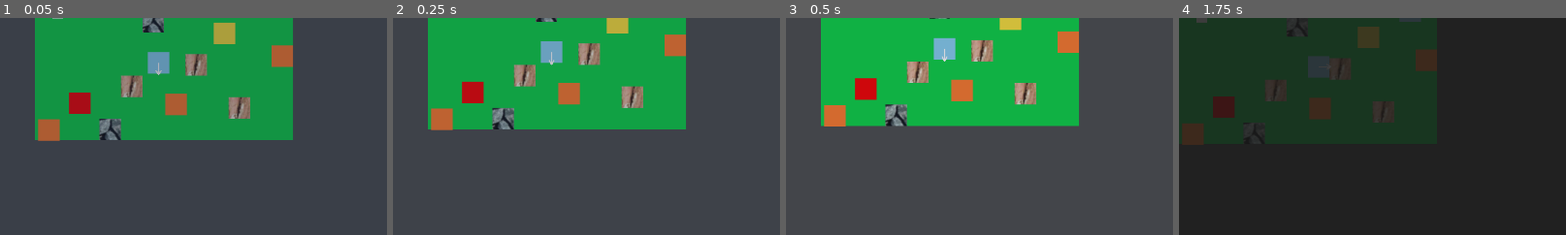
Above: before the commit, frames 1-4 (left to right).
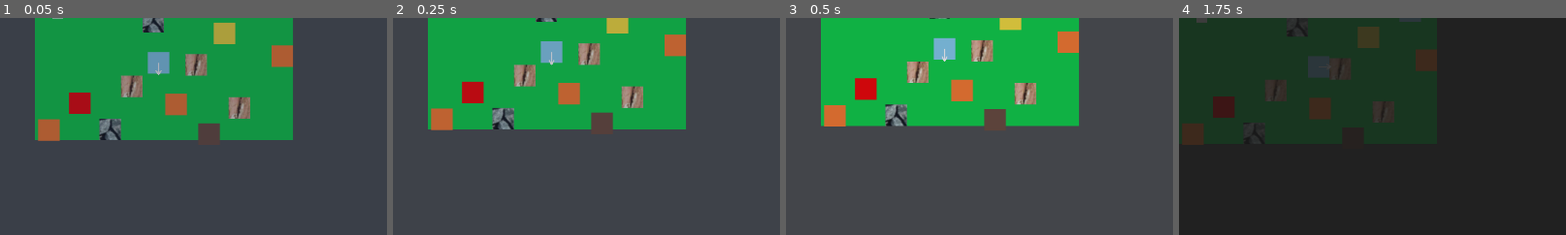
Above: after the commit, the same moments.

Repository: Elias-Fariz/agri-cultured
Game: Godot game, scene res://tscn/Farm.tscn
Two runs of this game, one before a commit and one after it. Both use one fixed random seed, a clock stepped at 60 frames per second and the inputs below.
Inputs:
- Up to frame 1 (0.05 s): no input
- Up to frame 2 (0.25 s): no input
- Up to frame 3 (0.5 s): no input
- Up to frame 4 (1.75 s): tap H (open_help) at 0.5 s; hold D (move_right) 0.53-1.28 s; hold E (interact) 0.53-1.28 s; tap Enter (ui_accept) at 0.77, 1.07, 1.52, 1.55 s; tap Space (tool) at 0.8, 1.35 s; tap T (open_inventory) at 1.25 s; hold S (move_down) from 1.28 s (still down)
The pictures show only the part of the screen within x 30-79%, y 39-89%; the shares and areas given below are measured in that part.

The runs differ from the first frame. In frame 1, 0.4% of the frame differs, in the area x 51-57%, y 48-57%; in frame 2, 0.5%; in frame 3, 0.6%, in the area x 51-57%, y 41-52%; in frame 4, less than 0.1%.

Commit message:
energy revamp!
added food and benches to restore energy, and added passing out where at 2AM, you are forced back to the farm, onto the next day, and with an energy penalty

Diff:
--- a/data/items/ItemData.gd
+++ b/data/items/ItemData.gd
@@ -12,3 +12,5 @@
 @export var tags: Array[String] = []      # ["animal_product", "food"]
 
 @export var stack_limit: int = 999
+
+@export var energy_restore: int = 0  # 0 = not food, >0 = restores energy when consumed
--- /dev/null
+++ b/data/items/apple.tres
@@ -0,0 +1,12 @@
+[gd_resource type="Resource" script_class="ItemData" load_steps=2 format=3 uid="uid://djgq1lqkx7dyj"]
+
+[ext_resource type="Script" uid="uid://dfoyyckymw8co" path="res://data/items/ItemData.gd" id="1_hpaic"]
+
+[resource]
+script = ExtResource("1_hpaic")
+id = "Apple"
+display_name = "Apple"
+sell_price = 10
+description = "Ooh, shiny~"
+energy_restore = 1
+metadata/_custom_type_script = "uid://dfoyyckymw8co"
--- /dev/null
+++ b/data/items/bread.tres
@@ -0,0 +1,12 @@
+[gd_resource type="Resource" script_class="ItemData" load_steps=2 format=3 uid="uid://3ieqb16qpq5d"]
+
+[ext_resource type="Script" uid="uid://dfoyyckymw8co" path="res://data/items/ItemData.gd" id="1_vdjle"]
+
+[resource]
+script = ExtResource("1_vdjle")
+id = "Bread"
+display_name = "Bread"
+sell_price = 15
+description = "Three wheats, and voila!"
+energy_restore = 2
+metadata/_custom_type_script = "uid://dfoyyckymw8co"
--- /dev/null
+++ b/data/items/cooked_meal.tres
@@ -0,0 +1,12 @@
+[gd_resource type="Resource" script_class="ItemData" load_steps=2 format=3 uid="uid://bbu2l8xqdepqy"]
+
+[ext_resource type="Script" uid="uid://dfoyyckymw8co" path="res://data/items/ItemData.gd" id="1_ibl6v"]
+
+[resource]
+script = ExtResource("1_ibl6v")
+id = "Cooked Meal"
+display_name = "Cooked Meal"
+sell_price = 25
+description = "Your generic end-of-day dinner"
+energy_restore = 4
+metadata/_custom_type_script = "uid://dfoyyckymw8co"
--- /dev/null
+++ b/scripts/BenchInteract.gd
@@ -0,0 +1,44 @@
+extends Area2D
+
+@export var rest_id: String = "town_bench_1"
+@export var energy_gain: int = 1
+
+# Prompt system hooks (only used if your prompt code calls them)
+func get_interact_prompt(player: Node) -> String:
+	# Show Rest prompt only if available this time block
+	if GameState.can_rest_at(_get_rest_id()):
+		return "E: Rest"
+	return "Rested"
+
+func get_interact_priority() -> int:
+	# Put this below NPC talk, above generic objects if you like
+	return 40
+
+func interact() -> void:
+	var id := _get_rest_id()
+	if not GameState.can_rest_at(id):
+		# Already used this block; do nothing (prompt will say Rested)
+		return
+
+	# Gain energy (clamped)
+	var before := GameState.energy
+	GameState.energy = min(GameState.max_energy, GameState.energy + max(0, energy_gain))
+
+	# If energy didn't change (already full), don't consume the rest for the block (optional)
+	if GameState.energy == before:
+		# Optional: toast feedback
+		if QuestEvents != null and QuestEvents.has_signal("toast_requested"):
+			QuestEvents.toast_requested.emit("Energy is already full.", "info", 2.0)
+		return
+
+	GameState.mark_rested_at(id)
+
+	if QuestEvents != null and QuestEvents.has_signal("toast_requested"):
+		QuestEvents.toast_requested.emit("+" + str(energy_gain) + " Energy", "success", 2.0)
+
+
+func _get_rest_id() -> String:
+	# Safety: if you forget to set it, auto-generate something stable-ish
+	if rest_id.strip_edges() != "":
+		return rest_id
+	return "bench_" + str(get_instance_id())
--- a/scripts/EndOfDaySummaryUI.gd
+++ b/scripts/EndOfDaySummaryUI.gd
@@ -12,12 +12,34 @@
 
 @export var max_listed_items: int = 8
 
+var opened: bool = false
+
 func _ready() -> void:
-	continue_button.pressed.connect(hide_overlay)
+	super._ready()
+	if Engine.is_editor_hint():
+		return
+	continue_button.pressed.connect(_on_continue_pressed)
 
 func show_summary() -> void:
 	_refresh()
-	show_overlay()
+	opened = true
+	super.show_overlay()
+
+func _on_continue_pressed() -> void:
+	# Close the overlay first
+	opened = false
+	super.hide_overlay()
+
+	# Flush on the next frame so the toast isn't "consumed" behind the UI
+	call_deferred("_flush_day_start_toasts_deferred")
+
+func _flush_day_start_toasts_deferred() -> void:
+	# Wait 1 frame to ensure UI is really gone
+	await get_tree().process_frame
+	GameState.flush_day_start_toasts()
+
+func is_open() -> bool:
+	return opened
 
 func _refresh() -> void:
 	var s: Dictionary = GameState.yesterday_summary
--- a/scripts/GameState.gd
+++ b/scripts/GameState.gd
@@ -37,6 +37,51 @@
 		inventory.erase(item_name)
 	else:
 		inventory[item_name] = new_qty
+	return true
+
+func consume_item(item_id: String) -> bool:
+	item_id = item_id.strip_edges()
+	if item_id == "":
+		return false
+
+	# Must have item
+	if not inventory_has(item_id, 1):
+		return false
+
+	# Look up ItemData
+	var data = null
+	if ItemDb != null and ItemDb.has_method("get_item"):
+		data = ItemDb.get_item(item_id)
+
+	if data == null:
+		print("consume_item: No ItemData found for:", item_id)
+		return false
+
+	# Must be edible
+	var restore := int(data.energy_restore)
+	if restore <= 0:
+		return false
+
+	# If already full, don't waste it (feels nicer)
+	if energy >= max_energy:
+		return false
+
+	var before := energy
+	energy = min(max_energy, energy + restore)
+
+	# If no change, do not consume
+	if energy == before:
+		return false
+
+	# Consume one
+	var removed := inventory_remove(item_id, 1)
+	if not removed:
+		return false
+
+	# Optional toast (only if you have it)
+	if QuestEvents != null and QuestEvents.has_signal("toast_requested"):
+		QuestEvents.toast_requested.emit("+" + str(restore) + " Energy")
+
 	return true
 
 # --- Shipping / Sell Box global state ---
@@ -318,6 +363,12 @@
 
 var yesterday_summary: Dictionary = {}  # what the overlay displays
 
+var _rested_block_by_id: Dictionary = {}  # rest_id -> "day:morning" etc.
+
+@export var farm_scene_path: String = "res://tscn/Farm.tscn"
+@export var passout_spawn_tag: String = "passout_spawn"
+var _day_start_toast_queue: Array[Dictionary] = []
+
 func _ready() -> void:
 	reset_energy()
 	current_tool = starting_tool
@@ -1074,3 +1125,87 @@
 		"pass_out": today_tracking.get("pass_out", false),
 		"energy_penalty": today_tracking.get("energy_penalty", 0),
 	}
+
+func _current_time_block_stamp() -> String:
+	# Same idea as your talk block stamp: day + timeblock key
+	var block_key := TimeManager.get_time_block_key(TimeManager.minutes)
+	return str(TimeManager.day) + ":" + block_key
+
+
+func can_rest_at(rest_id: String) -> bool:
+	if rest_id.strip_edges() == "":
+		return false
+	var stamp := _current_time_block_stamp()
+	return String(_rested_block_by_id.get(rest_id, "")) != stamp
+
+func mark_rested_at(rest_id: String) -> void:
+	if rest_id.strip_edges() == "":
+		return
+	_rested_block_by_id[rest_id] = _current_time_block_stamp()
+
+func apply_passout_penalty() -> void:
+	# Half energy next day
+	energy = int(floor(max_energy * 0.5))
+	if energy < 1:
+		energy = 1
+
+	# Being passed out shouldn't permanently lock you
+	exhausted = false
+
+func warp_to_farm_after_passout() -> void:
+	# If you don’t want warping yet, just return here.
+	# return
+
+	if farm_scene_path.strip_edges() == "":
+		return
+
+	# Use your existing spawn-tag system
+	pending_spawn_tag = passout_spawn_tag
+
+	var tree := get_tree()
+	if tree != null:
+		tree.change_scene_to_file(farm_scene_path)
+
+func request_end_of_day_summary() -> void:
+	# Defer so it works even if we're in the middle of a scene change.
+	call_deferred("_show_end_of_day_summary_deferred")
+
+
+func _show_end_of_day_summary_deferred() -> void:
+	# Wait 1–2 frames so the new scene + HUD overlays are fully in the tree.
+	await get_tree().process_frame
+	await get_tree().process_frame
+
+	var ui := get_tree().get_first_node_in_group("end_of_day_ui")
+	if ui != null and ui.has_method("show_overlay"):
+		ui.show_summary()
+
+func queue_day_start_toast(msg: String, kind: String = "warning", duration: float = 3.0) -> void:
+	if msg.strip_edges() == "":
+		return
+	_day_start_toast_queue.append({
+		"msg": msg,
+		"kind": kind,
+		"duration": duration
+	})
+
+func flush_day_start_toasts() -> void:
+	if _day_start_toast_queue.is_empty():
+		return
+
+	var eod := get_tree().get_first_node_in_group("end_of_day_ui")
+	if eod != null and eod.has_method("is_open") and bool(eod.call("is_open")):
+		# Summary is open — try again later
+		call_deferred("flush_day_start_toasts")
+		return
+
+	# Emit all queued day-start toasts
+	for t in _day_start_toast_queue:
+		var msg := String(t.get("msg", ""))
+		var kind := String(t.get("kind", "info"))
+		var duration := float(t.get("duration", 2.5))
+
+		if QuestEvents != null and QuestEvents.has_signal("toast_requested"):
+			QuestEvents.toast_requested.emit(msg, kind, duration)
+
+	_day_start_toast_queue.clear()
--- a/scripts/InventoryUI.gd
+++ b/scripts/InventoryUI.gd
@@ -4,24 +4,69 @@
 @onready var panel: Panel = $Panel
 @onready var item_list: ItemList = $Panel/VBoxContainer/ItemList
 
+var _selected_item_id: String = ""
+var _selected_index: int = -1
+
 func _ready() -> void:
 	super._ready()
 	if Engine.is_editor_hint():
 		return
-	# Any other runtime setup
+
+	# Track selection changes
+	item_list.item_selected.connect(_on_item_selected)
+	item_list.item_activated.connect(_on_item_activated) # double-click or Enter depending on OS
+
+	_refresh_from_gamestate()
+
+
+func _unhandled_input(event: InputEvent) -> void:
+	if Engine.is_editor_hint():
+		return
+	if not is_open():
+		return
+
+	# Press Enter to "use" the selected item (eat if edible)
+	if event.is_action_pressed("ui_accept"):
+		_try_use_selected()
+		get_viewport().set_input_as_handled()
+		return
+
+	# Optional: Press E to use as well (only if you want)
+	# Make sure you have an input action named "interact" or "ui_use"
+	if event.is_action_pressed("interact"):
+		_try_use_selected()
+		get_viewport().set_input_as_handled()
+		return
+
 
 func set_items(items: Dictionary) -> void:
 	item_list.clear()
 
-	for key in items.keys():
-		var count := int(items[key])
-		item_list.add_item("%s x%d" % [str(key), count])
+	# Keep stable ordering so selection doesn't jump too much
+	var keys: Array = items.keys()
+	keys.sort()
+
+	for key_any in keys:
+		var id := String(key_any)
+		var count := int(items[key_any])
+		var row_text := "%s x%d" % [id, count]
+
+		# Store the item id in metadata so we can retrieve it safely
+		var idx := item_list.add_item(row_text)
+		item_list.set_item_metadata(idx, id)
+
+	# Restore selection if possible
+	_restore_selection()
+
 
 func show_ui() -> void:
 	super.show_overlay()
+	_refresh_from_gamestate()
+
 
 func hide_ui() -> void:
 	super.hide_overlay()
+
 
 func toggle_ui() -> void:
 	if panel.visible:
@@ -29,5 +74,77 @@
 	else:
 		show_ui()
 
+
 func is_open() -> bool:
 	return panel.visible
+
+
+# -------------------------
+# Internals
+# -------------------------
+
+func _refresh_from_gamestate() -> void:
+	# Assumes GameState.inventory is your Dictionary of item_id -> qty
+	# If it’s named differently, tell me and I’ll adjust.
+	set_items(GameState.inventory)
+
+
+func _on_item_selected(index: int) -> void:
+	_selected_index = index
+	_selected_item_id = _get_item_id_at(index)
+
+
+func _on_item_activated(index: int) -> void:
+	# Activated is like double-click / Enter
+	_selected_index = index
+	_selected_item_id = _get_item_id_at(index)
+	_try_use_selected()
+
+
+func _get_item_id_at(index: int) -> String:
+	if index < 0 or index >= item_list.item_count:
+		return ""
+	var meta = item_list.get_item_metadata(index)
+	return String(meta)
+
+
+func _try_use_selected() -> void:
+	if _selected_item_id == "":
+		# Nothing selected: pick first item if exists (friendly)
+		if item_list.item_count > 0:
+			item_list.select(0)
+			_on_item_selected(0)
+		else:
+			return
+
+	# Try to consume (eat)
+	var used := GameState.consume_item(_selected_item_id)
+	if used:
+		_refresh_from_gamestate()
+
+		# If the selected item disappeared (qty hit 0), update selection
+		_restore_selection()
+	else:
+		# Optional: feedback if not edible or energy full
+		# (Keep it quiet if you prefer)
+		pass
+
+
+func _restore_selection() -> void:
+	if item_list.item_count <= 0:
+		_selected_index = -1
+		_selected_item_id = ""
+		return
+
+	# If we still have same item id somewhere, reselect it
+	if _selected_item_id != "":
+		for i in range(item_list.item_count):
+			if _get_item_id_at(i) == _selected_item_id:
+				item_list.select(i)
+				_selected_index = i
+				return
+
+	# Otherwise select first item
+	item_list.select(0)
+	_selected_index = 0
+	_selected_item_id = _get_item_id_at(0)
--- a/scripts/ShopUI.gd
+++ b/scripts/ShopUI.gd
@@ -17,6 +17,7 @@
 	{ "id": "Watermelon", "name": "Watermelon", "price": 60 },
 	{ "id": "Wood", "name": "Bundle of Wood", "price": 10 },
 	{ "id": "Animal Feed", "name": "All-Purpose Animal Feed", "price": 5 },
+	{ "id": "Apple", "name": "Energizing Apple", "price": 15 },
 ]
 
 # cart[item_id] = count
--- a/scripts/TimeManager.gd
+++ b/scripts/TimeManager.gd
@@ -22,6 +22,11 @@
 @export var evening_start_hour: int = 18
 @export var night_start_hour: int = 22
 
+@export var passout_hour: int = 2                # 2 AM
+@export var enable_passout: bool = true
+
+var _did_passout_today: bool = false
+
 func _ready() -> void:
 	# Bootstrap: let listeners (HUD, quests, etc.) know the initial day.
 	emit_signal("day_changed", day)
@@ -34,19 +39,18 @@
 
 func advance_time(delta_minutes: float) -> void:
 	minutes_float += delta_minutes
-
 	var new_minutes := int(minutes_float)
 
-	# Day rollover
-	if new_minutes >= minutes_per_day:
-		minutes_float -= minutes_per_day
-		new_minutes = int(minutes_float)
-		day += 1
-		emit_signal("day_changed", day)
+	# Pass out at 2 AM (internally: 24:00 -> 26:00 window)
+	if enable_passout and not _did_passout_today and new_minutes >= _passout_cutoff_minutes():
+		_did_passout_today = true
+		_trigger_passout()
+		return
 
-	# Only emit when visible time changes
-	if new_minutes != minutes:
-		minutes = new_minutes
+	# Only emit when visible time changes (VISIBLE time wraps at 24h)
+	var display_minutes := new_minutes % minutes_per_day
+	if display_minutes != minutes:
+		minutes = display_minutes
 		emit_signal("time_changed", minutes)
 
 func start_new_day() -> void:
@@ -62,6 +66,7 @@
 
 	# Always pay out shipping, regardless of scene
 	GameState.shipping_payout_and_clear()
+	_did_passout_today = false
 
 func get_time_string() -> String:
 	var h := minutes / 60
@@ -94,3 +99,47 @@
 		TimeBlock.DAY: return "day"
 		TimeBlock.EVENING: return "evening"
 		_: return "night"
+
+func _passout_cutoff_minutes() -> int:
+	return (24 * 60) + (passout_hour * 60)  # e.g. 1440 + 120 = 1560
+
+func _trigger_passout() -> void:
+	# Run the passout sequence as a coroutine
+	_passout_sequence()
+
+func _passout_sequence() -> void:
+	# Lock everything so the player can't move during the "oops" moment
+	GameState.lock_gameplay()
+	pause_time()
+
+	# Immediate toast at 2:00 AM
+	if QuestEvents != null and QuestEvents.has_signal("toast_requested"):
+		QuestEvents.toast_requested.emit("You’re getting really sleepy…", "warning", 1.5)
+
+	# Let the player actually see it
+	await get_tree().create_timer(1.2).timeout
+
+	# Now do the actual rollover
+	start_new_day()
+	GameState.apply_passout_penalty()
+
+	# Queue the morning reminder (you already have this working)
+	GameState.queue_day_start_toast("You passed out last night… Energy reduced today. Try sleeping earlier.", "warning", 3.5)
+
+	# Warp home (your existing function)
+	GameState.warp_to_farm_after_passout()
+
+	# Show summary (you said your method is show_summary, and group is end_of_day_ui)
+	GameState.request_end_of_day_summary()
+
+	GameState.unlock_gameplay()
+
+	# Unlock + resume time AFTER the summary closes (we'll do that in Part B)
+	# For now, keep it locked; the summary is modal anyway.
+
+
+func _flush_day_start_toasts_deferred() -> void:
+	# Wait 1–2 frames so HUD/toast UI is in-tree after scene changes
+	await get_tree().process_frame
+	await get_tree().process_frame
+	GameState.flush_day_start_toasts()
--- /dev/null
+++ b/tscn/Bench.tscn
@@ -0,0 +1,20 @@
+[gd_scene load_steps=4 format=3 uid="uid://cbaw8nhel818e"]
+
+[ext_resource type="Texture2D" uid="uid://bvwrrj2bcxwqh" path="res://art/wood.PNG" id="1_8a8t5"]
+[ext_resource type="Script" uid="uid://cwm3k2uj7jjrj" path="res://scripts/BenchInteract.gd" id="2_k2eof"]
+
+[sub_resource type="RectangleShape2D" id="RectangleShape2D_k2eof"]
+
+[node name="Bench" type="Node2D"]
+
+[node name="Sprite2D" type="Sprite2D" parent="."]
+texture = ExtResource("1_8a8t5")
+
+[node name="InteractArea" type="Area2D" parent="." groups=["interactables"]]
+collision_layer = 5
+collision_mask = 3
+script = ExtResource("2_k2eof")
+
+[node name="CollisionShape2D" type="CollisionShape2D" parent="InteractArea"]
+scale = Vector2(-1.7008085, -1.7008085)
+shape = SubResource("RectangleShape2D_k2eof")
--- a/tscn/Farm.tscn
+++ b/tscn/Farm.tscn
@@ -45,6 +45,7 @@
 [ext_resource type="Script" uid="uid://dvg0ynlpgst4t" path="res://scripts/WorldSpawn.gd" id="43_3h7oh"]
 [ext_resource type="Script" uid="uid://cx0lg4ua6qvj7" path="res://scripts/RewardSpawner.gd" id="43_6jl04"]
 [ext_resource type="Script" uid="uid://c0wb6p01vhywa" path="res://scripts/RewardSpawnPoint.gd" id="44_6jl04"]
+[ext_resource type="PackedScene" uid="uid://cbaw8nhel818e" path="res://tscn/Bench.tscn" id="46_5apsn"]
 
 [sub_resource type="TileSetAtlasSource" id="TileSetAtlasSource_hm1ss"]
 texture = ExtResource("3_d13le")
@@ -270,3 +271,11 @@
 position = Vector2(450, 143)
 script = ExtResource("44_6jl04")
 tag = "cow_pen_spawn"
+
+[node name="Bench" parent="." instance=ExtResource("46_5apsn")]
+position = Vector2(291, 247)
+
+[node name="PassoutSpawn" type="Marker2D" parent="." groups=["spawn_points"]]
+position = Vector2(60, 148)
+script = ExtResource("42_hm1ss")
+tag = "passout_spawn"
--- a/tscn/Town.tscn
+++ b/tscn/Town.tscn
@@ -38,6 +38,7 @@
 [ext_resource type="Script" uid="uid://xl6estd3noyu" path="res://scripts/SceneTravelArea.gd" id="34_ewvrf"]
 [ext_resource type="Script" uid="uid://dxx68q28fdnvv" path="res://scripts/SpawnPoint.gd" id="36_caym6"]
 [ext_resource type="Script" uid="uid://dvg0ynlpgst4t" path="res://scripts/WorldSpawn.gd" id="37_xdkop"]
+[ext_resource type="PackedScene" uid="uid://cbaw8nhel818e" path="res://tscn/Bench.tscn" id="39_ehdlx"]
 
 [sub_resource type="RectangleShape2D" id="RectangleShape2D_caym6"]
 
@@ -269,3 +270,6 @@
 
 [node name="SpawnManager" type="Node" parent="."]
 script = ExtResource("37_xdkop")
+
+[node name="Bench" parent="." instance=ExtResource("39_ehdlx")]
+position = Vector2(277, 267)
--- a/ui/EndOfDaySummaryUI.tscn
+++ b/ui/EndOfDaySummaryUI.tscn
@@ -9,6 +9,7 @@
 is_modal = true
 
 [node name="Panel" type="PanelContainer" parent="."]
+visible = false
 offset_right = 40.0
 offset_bottom = 40.0
 
Not shown, changed: requirements.txt
Not shown, added: scripts/BenchInteract.gd.uid
Not shown: 1 places in tscn/Farm.tscn that only renumber resources
Not shown: 1 places in tscn/Town.tscn that only renumber resources
